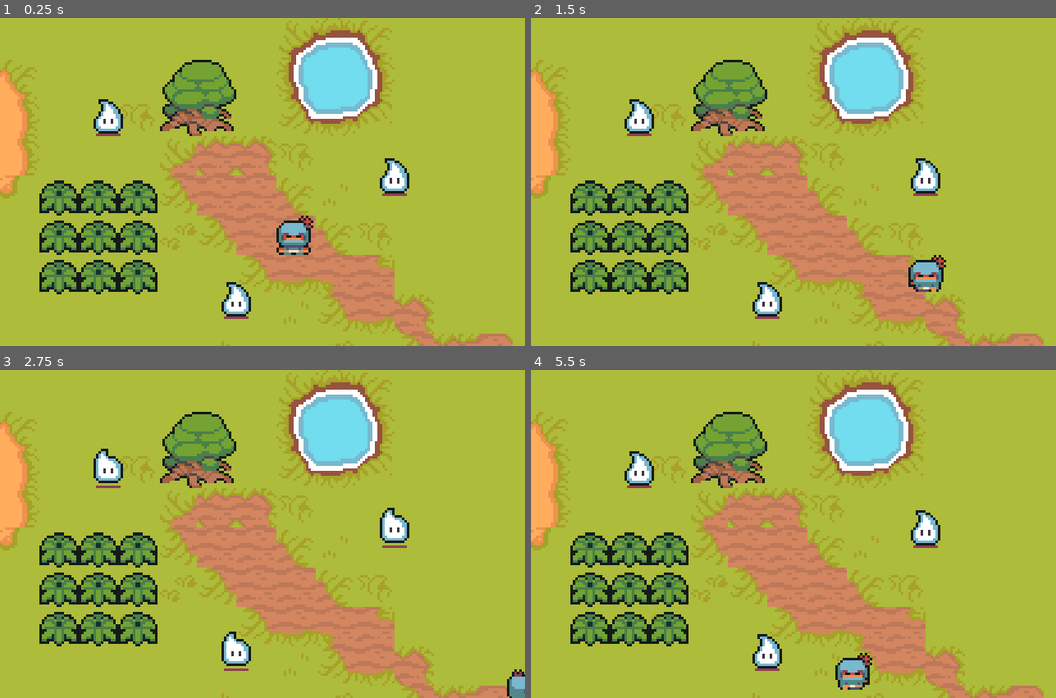
Above: before the commit, frames 1-4 (two rows, left to right).
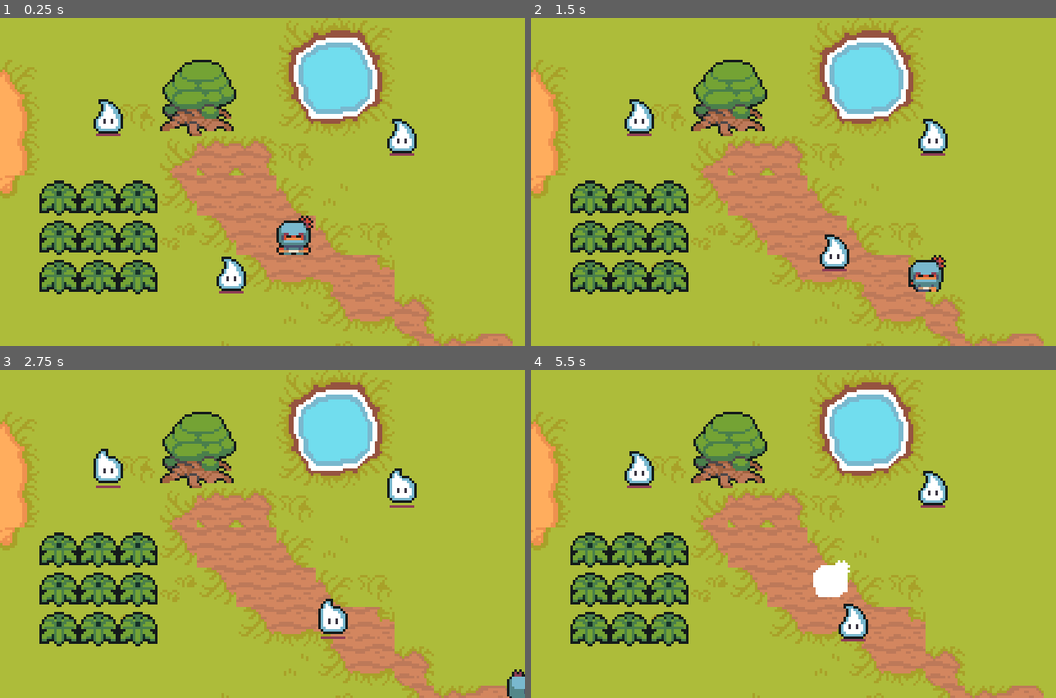
Above: after the commit, the same moments.

Repository: tspr0tege/little-ninja
Game: Godot game, scene res://test.tscn
Same seed, same stepped clock (60 frames per second), same inputs: the game is played once before the commit and once after it.
Inputs:
- Up to frame 1 (0.25 s): no input
- Up to frame 2 (1.5 s): hold Right (ui_right) 0.53-1.28 s; tap Space (ui_select) at 0.77 s; hold Down (ui_down) from 1.28 s (still down)
- Up to frame 3 (2.75 s): tap Space (ui_select) at 1.52 s; release Down (ui_down) at 2.03 s; hold Right (ui_right) from 2.03 s (still down)
- Up to frame 4 (5.5 s): release Right (ui_right) at 2.78 s; hold Up (ui_up) 2.78-3.53 s; tap Space (ui_select) at 3.02, 3.77, 4.52 s; hold Left (ui_left) 3.53-5.03 s; hold Down (ui_down) from 5.03 s (still down)

The runs differ from the first frame. In frame 1, 1.8% of the frame differs, in the area x 41-80%, y 30-92%; in frame 2, 1.9%; in frame 3, 2.0%; in frame 4, 3.2%, in the area x 42-80%, y 30-98%.

Commit message:
Spirit behavior added
-Spirits now chase the player, when in range
-Player character updated with HP_node and hit feedback.

Diff:
--- a/entities/enemies/spirit/spirit.gd
+++ b/entities/enemies/spirit/spirit.gd
@@ -1,6 +1,15 @@
 extends CharacterBody2D
 
+const SPEED = 25
 var knockback = Vector2.ZERO
+var player_in_range = false
+
+func _ready():
+	var entitiesAtSpawn = $DetectPlayer.get_overlapping_bodies()
+	for entity in entitiesAtSpawn:
+		if entity.is_in_group("Player"):
+			player_in_range = true
+			break
 
 func _physics_process(_delta: float) -> void:
 
@@ -8,5 +17,25 @@
 		#print(str(knockback))
 		velocity = knockback
 		knockback = lerp(knockback, Vector2.ZERO, 0.175)
+	elif player_in_range:
+		var player = get_tree().get_nodes_in_group("Player")[0]
+		var direction = self.global_position.direction_to(player.global_position)
+		velocity = direction * SPEED
+	else:
+		velocity = Vector2.ZERO
 
 	move_and_slide()
+
+func _on_detect_player_body_entered(body: Node2D) -> void:
+	if body.is_in_group("Player"):
+		player_in_range = true
+
+
+func _on_detect_player_body_exited(body: Node2D) -> void:
+	if body.is_in_group("Player"):
+		player_in_range = false
+
+
+func _on_dmg_area_body_entered(body: Node2D) -> void:
+	if body.is_in_group("Player"):
+		body.get_node("HP_node").take_damage_from($DMG_node)
--- a/entities/enemies/spirit/spirit.tscn
+++ b/entities/enemies/spirit/spirit.tscn
@@ -1,9 +1,13 @@
-[gd_scene load_steps=15 format=3 uid="uid://ivl4ra37gh43"]
+[gd_scene load_steps=17 format=3 uid="uid://ivl4ra37gh43"]
 
 [ext_resource type="Script" path="res://entities/enemies/spirit/spirit.gd" id="1_klk3g"]
 [ext_resource type="Texture2D" uid="uid://ctvaiwgq6c47e" path="res://entities/enemies/spirit/SpriteSheet.png" id="1_m67qp"]
 [ext_resource type="PackedScene" uid="uid://c42kjrj0yo3vh" path="res://components/nodes/hp_node.tscn" id="2_evg8w"]
-[ext_resource type="Shader" uid="uid://ctvow75kcvav5" path="res://entities/enemies/spirit/hit_flash.tres" id="2_yo3s2"]
+[ext_resource type="Shader" uid="uid://ctvow75kcvav5" path="res://components/shaders/hit_flash.tres" id="2_yo3s2"]
+[ext_resource type="PackedScene" uid="uid://dmlmylke10jns" path="res://components/nodes/dmg_node.tscn" id="5_gsfkv"]
+
+[sub_resource type="CircleShape2D" id="CircleShape2D_s0t8f"]
+radius = 6.0
 
 [sub_resource type="ShaderMaterial" id="ShaderMaterial_angr4"]
 resource_local_to_scene = true
@@ -47,8 +51,20 @@
 "speed": 6.0
 }]
 
-[sub_resource type="CircleShape2D" id="CircleShape2D_s0t8f"]
-radius = 6.0
+[sub_resource type="Animation" id="Animation_vpn6p"]
+length = 0.001
+tracks/0/type = "value"
+tracks/0/imported = false
+tracks/0/enabled = true
+tracks/0/path = NodePath("AnimatedSprite2D:material:shader_parameter/is_hit")
+tracks/0/interp = 1
+tracks/0/loop_wrap = true
+tracks/0/keys = {
+"times": PackedFloat32Array(0),
+"transitions": PackedFloat32Array(1),
+"update": 1,
+"values": [false]
+}
 
 [sub_resource type="Animation" id="Animation_6s1lo"]
 resource_name = "hit_flash"
@@ -66,30 +82,30 @@
 "values": [true, false]
 }
 
-[sub_resource type="Animation" id="Animation_vpn6p"]
-length = 0.001
-tracks/0/type = "value"
-tracks/0/imported = false
-tracks/0/enabled = true
-tracks/0/path = NodePath("AnimatedSprite2D:material:shader_parameter/is_hit")
-tracks/0/interp = 1
-tracks/0/loop_wrap = true
-tracks/0/keys = {
-"times": PackedFloat32Array(0),
-"transitions": PackedFloat32Array(1),
-"update": 1,
-"values": [false]
-}
-
 [sub_resource type="AnimationLibrary" id="AnimationLibrary_io1j6"]
 _data = {
 "RESET": SubResource("Animation_vpn6p"),
 "hit_flash": SubResource("Animation_6s1lo")
 }
 
+[sub_resource type="CircleShape2D" id="CircleShape2D_xvxap"]
+radius = 37.0
+
 [node name="Spirit" type="CharacterBody2D" groups=["weiners"]]
 position = Vector2(44, 40)
+collision_mask = 0
 script = ExtResource("1_klk3g")
+
+[node name="CollisionShape2D" type="CollisionShape2D" parent="."]
+position = Vector2(0, 1)
+shape = SubResource("CircleShape2D_s0t8f")
+
+[node name="DmgArea" type="Area2D" parent="."]
+
+[node name="CollisionShape2D" type="CollisionShape2D" parent="DmgArea"]
+position = Vector2(0, 1)
+shape = SubResource("CircleShape2D_s0t8f")
+debug_color = Color(0.823529, 0, 0, 0.419608)
 
 [node name="AnimatedSprite2D" type="AnimatedSprite2D" parent="."]
 material = SubResource("ShaderMaterial_angr4")
@@ -97,16 +113,24 @@
 autoplay = "default"
 frame_progress = 0.193126
 
-[node name="CollisionShape2D" type="CollisionShape2D" parent="."]
-position = Vector2(0, 1)
-shape = SubResource("CircleShape2D_s0t8f")
-
 [node name="HP_node" parent="." instance=ExtResource("2_evg8w")]
 hitPoints = 2
+
+[node name="DMG_node" parent="." instance=ExtResource("5_gsfkv")]
+knockbackStrength = 250.0
 
 [node name="HitFlash" type="AnimationPlayer" parent="."]
 libraries = {
 "": SubResource("AnimationLibrary_io1j6")
 }
 
+[node name="DetectPlayer" type="Area2D" parent="."]
+
+[node name="CollisionShape2D" type="CollisionShape2D" parent="DetectPlayer"]
+shape = SubResource("CircleShape2D_xvxap")
+debug_color = Color(0.823529, 0.396078, 0, 0.184314)
+
+[connection signal="body_entered" from="DmgArea" to="." method="_on_dmg_area_body_entered"]
 [connection signal="damage_taken" from="HP_node" to="." method="_on_hp_node_damage_taken"]
+[connection signal="body_entered" from="DetectPlayer" to="." method="_on_detect_player_body_entered"]
+[connection signal="body_exited" from="DetectPlayer" to="." method="_on_detect_player_body_exited"]
--- a/entities/player/player.gd
+++ b/entities/player/player.gd
@@ -1,6 +1,7 @@
 extends CharacterBody2D
 
 @export var SPEED = 65.0
+var knockback = Vector2.ZERO
 @onready var screen_size = get_viewport_rect().size
 @onready var action_timer: Timer = $"Action Timer"
 const STICK = preload("res://weapons/stick/stick.tscn")
@@ -48,6 +49,11 @@
 		var currentDirection = $AnimatedSprite2D.animation.split("-")[-1]
 		$AnimatedSprite2D.play("idle-" + currentDirection)
 
+	if knockback.length() > .1:
+		#print(str(knockback))
+		velocity += knockback
+		knockback = lerp(knockback, Vector2.ZERO, 0.175)
+
 	position.x = clamp(position.x, 0, screen_size.x)
 	position.y = clamp(position.y, 0, screen_size.y)
 
--- a/entities/player/player.tscn
+++ b/entities/player/player.tscn
@@ -1,7 +1,14 @@
-[gd_scene load_steps=30 format=3 uid="uid://bc6l2kcpu1cs6"]
+[gd_scene load_steps=36 format=3 uid="uid://bc6l2kcpu1cs6"]
 
 [ext_resource type="Script" path="res://entities/player/player.gd" id="1_0uojr"]
 [ext_resource type="Texture2D" uid="uid://clx0bdm4c741c" path="res://entities/player/ninja-blue.png" id="1_todli"]
+[ext_resource type="Shader" uid="uid://ctvow75kcvav5" path="res://components/shaders/hit_flash.tres" id="2_2gw8s"]
+[ext_resource type="PackedScene" uid="uid://c42kjrj0yo3vh" path="res://components/nodes/hp_node.tscn" id="3_om8oq"]
+
+[sub_resource type="ShaderMaterial" id="ShaderMaterial_4ayc6"]
+shader = ExtResource("2_2gw8s")
+shader_parameter/is_hit = false
+shader_parameter/tint = Color(1, 1, 1, 1)
 
 [sub_resource type="AtlasTexture" id="AtlasTexture_nkgf1"]
 atlas = ExtResource("1_todli")
@@ -241,11 +248,49 @@
 [sub_resource type="RectangleShape2D" id="RectangleShape2D_4tweg"]
 size = Vector2(12, 3)
 
-[node name="Player" type="CharacterBody2D"]
+[sub_resource type="Animation" id="Animation_o0aym"]
+resource_name = "hit_flash"
+length = 0.1
+tracks/0/type = "value"
+tracks/0/imported = false
+tracks/0/enabled = true
+tracks/0/path = NodePath("AnimatedSprite2D:material:shader_parameter/is_hit")
+tracks/0/interp = 1
+tracks/0/loop_wrap = true
+tracks/0/keys = {
+"times": PackedFloat32Array(0, 0.1),
+"transitions": PackedFloat32Array(1, 1),
+"update": 1,
+"values": [true, false]
+}
+
+[sub_resource type="Animation" id="Animation_5qqtk"]
+length = 0.001
+tracks/0/type = "value"
+tracks/0/imported = false
+tracks/0/enabled = true
+tracks/0/path = NodePath("AnimatedSprite2D:material:shader_parameter/is_hit")
+tracks/0/interp = 1
+tracks/0/loop_wrap = true
+tracks/0/keys = {
+"times": PackedFloat32Array(0),
+"transitions": PackedFloat32Array(1),
+"update": 1,
+"values": [false]
+}
+
+[sub_resource type="AnimationLibrary" id="AnimationLibrary_yl16s"]
+_data = {
+"RESET": SubResource("Animation_5qqtk"),
+"hit_flash": SubResource("Animation_o0aym")
+}
+
+[node name="Player" type="CharacterBody2D" groups=["Player"]]
 z_index = 100
 script = ExtResource("1_0uojr")
 
 [node name="AnimatedSprite2D" type="AnimatedSprite2D" parent="."]
+material = SubResource("ShaderMaterial_4ayc6")
 sprite_frames = SubResource("SpriteFrames_teryn")
 animation = &"attack-down"
 
@@ -266,4 +311,12 @@
 wait_time = 0.2
 one_shot = true
 
+[node name="HP_node" parent="." instance=ExtResource("3_om8oq")]
+hitPoints = 10
+
+[node name="HitFlash" type="AnimationPlayer" parent="."]
+libraries = {
+"": SubResource("AnimationLibrary_yl16s")
+}
+
 [connection signal="timeout" from="Action Timer" to="." method="_on_action_timer_timeout"]
--- a/project.godot
+++ b/project.godot
@@ -21,6 +21,10 @@
 window/size/viewport_height=400
 window/stretch/scale=3.0
 
+[global_group]
+
+Player=""
+
 [input]
 
 ui_select={
--- a/test.tscn
+++ b/test.tscn
@@ -26,7 +26,7 @@
 [node name="Spirit" parent="." instance=ExtResource("3_q771a")]
 
 [node name="Spirit3" parent="." instance=ExtResource("3_q771a")]
-position = Vector2(160, 64)
+position = Vector2(163, 48)
 
 [node name="Spirit2" parent="." instance=ExtResource("3_q771a")]
-position = Vector2(96, 114)
+position = Vector2(89, 107)
--- a/weapons/stick/stick.tscn
+++ b/weapons/stick/stick.tscn
@@ -65,7 +65,7 @@
 }
 
 [node name="DMG_node" parent="." instance=ExtResource("3_a7ylo")]
-knockbackStrength = 200.0
+knockbackStrength = 150.0
 
 [connection signal="body_entered" from="Sprite2D/Area2D" to="." method="_on_collision_detected"]
 [connection signal="animation_finished" from="AnimationPlayer" to="." method="_on_animation_finished"]
Renamed: entities/enemies/spirit/hit_flash.tres -> components/shaders/hit_flash.tres
